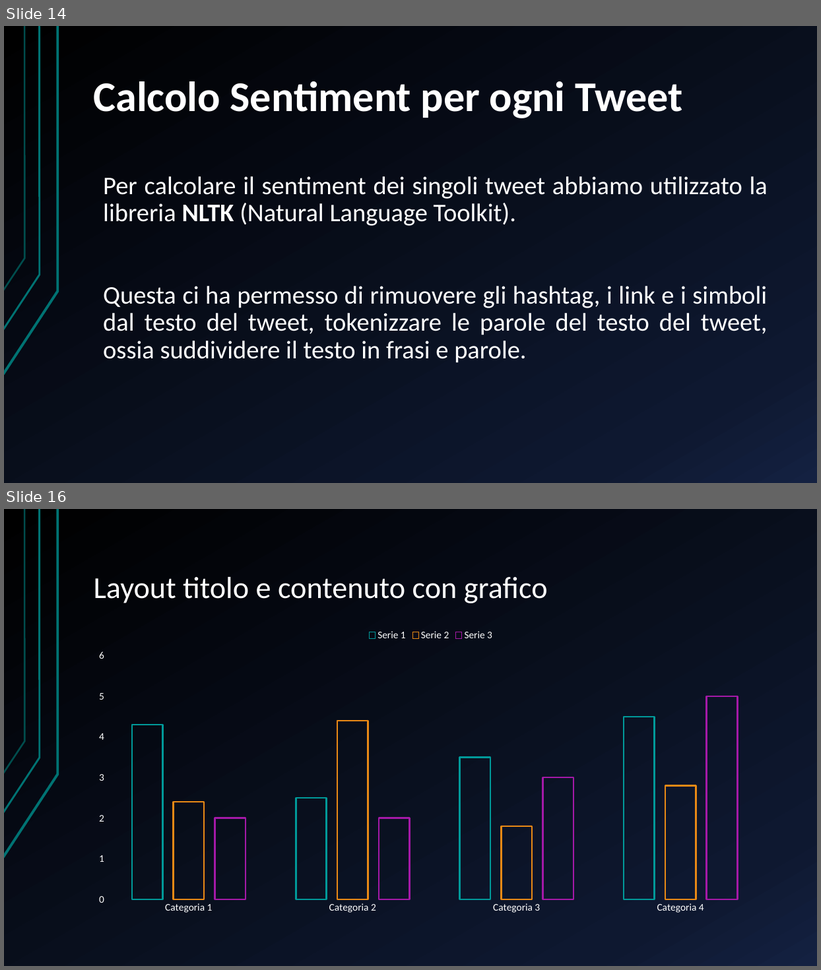
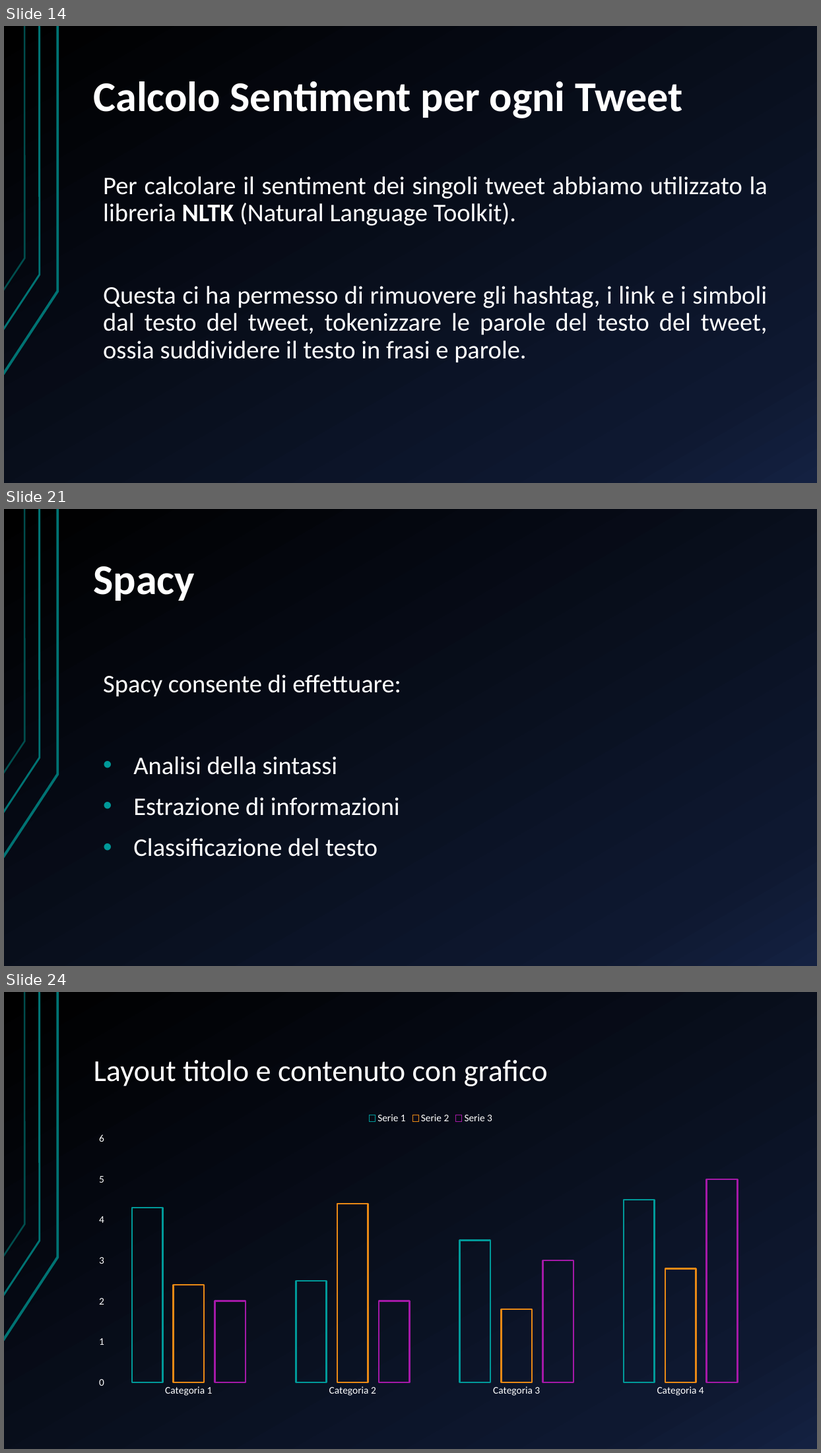
Before and after one commit to DanieleCampopiano/Semantic-Intelligence, a slide deck: Presentazione/Presentazione Progetto.pptx. Shown one above the other, each under a label of ours: slides 14 and 16 before the commit, slides 14, 21 and 24 after it; the slides between them are not shown. The pictures are 821x970 and 821x1453 pixels, drawn with LibreOffice and Linux fonts; fonts in the diff are those of the drawing. Boxes give left, top, right and bottom in pixels: in the first picture for what was removed or moved away, otherwise in the second. Text is boxed around its words. In the diff, an @@ line names an element or a change of style, - is before the commit and + after.

```diff
--- a/Presentazione/Presentazione Progetto.pptx
+++ b/Presentazione/Presentazione Progetto.pptx
@@ slide 21 added at [4, 509, 817, 966], background gradient #000000 to #0F1931 to #142242; not listed: 3 template elements that a slide beside it also shows @@
@@ title added at [94, 566, 195, 601], 50 pt, text #FFFFFF, bold @@
+Spacy
@@ text added at [103, 675, 401, 857], 30 pt, text #FFFFFF @@
+Spacy consente di effettuare:
+• Analisi della sintassi
+• Estrazione di informazioni
+• Classificazione del testo
@@ what was slide 16 is now slide 24 @@
```
Also in this commit, not shown: 1 slide changed, 7 other slides added, 4 other files.
